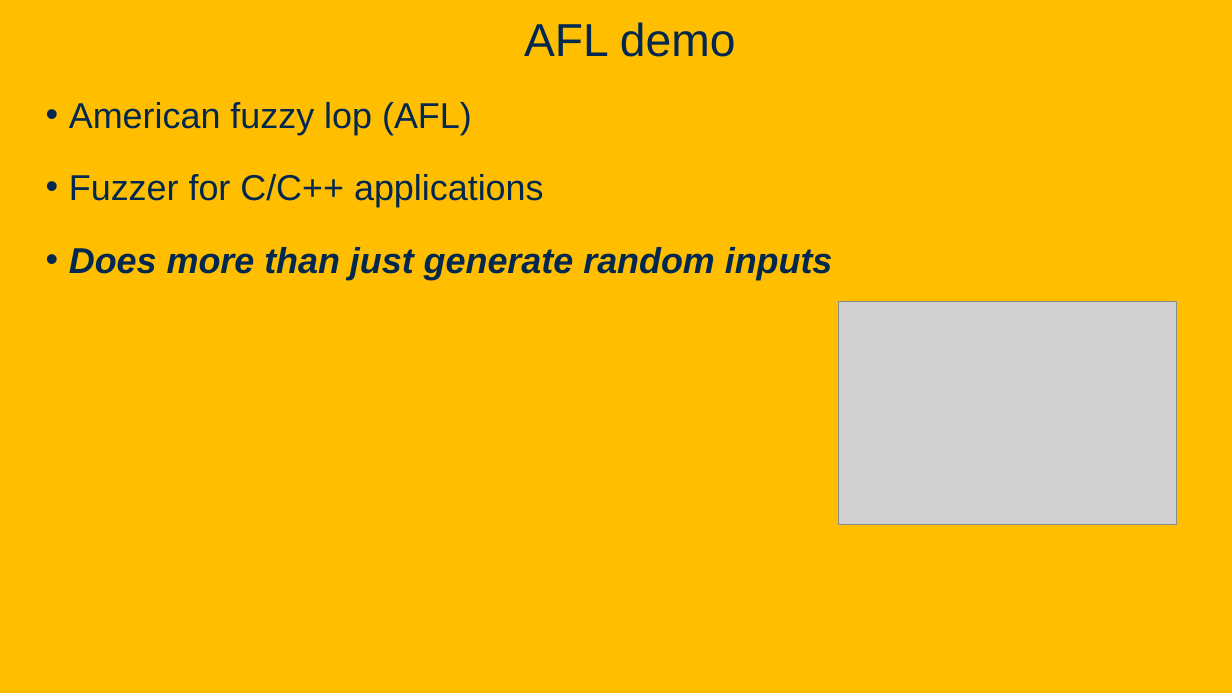
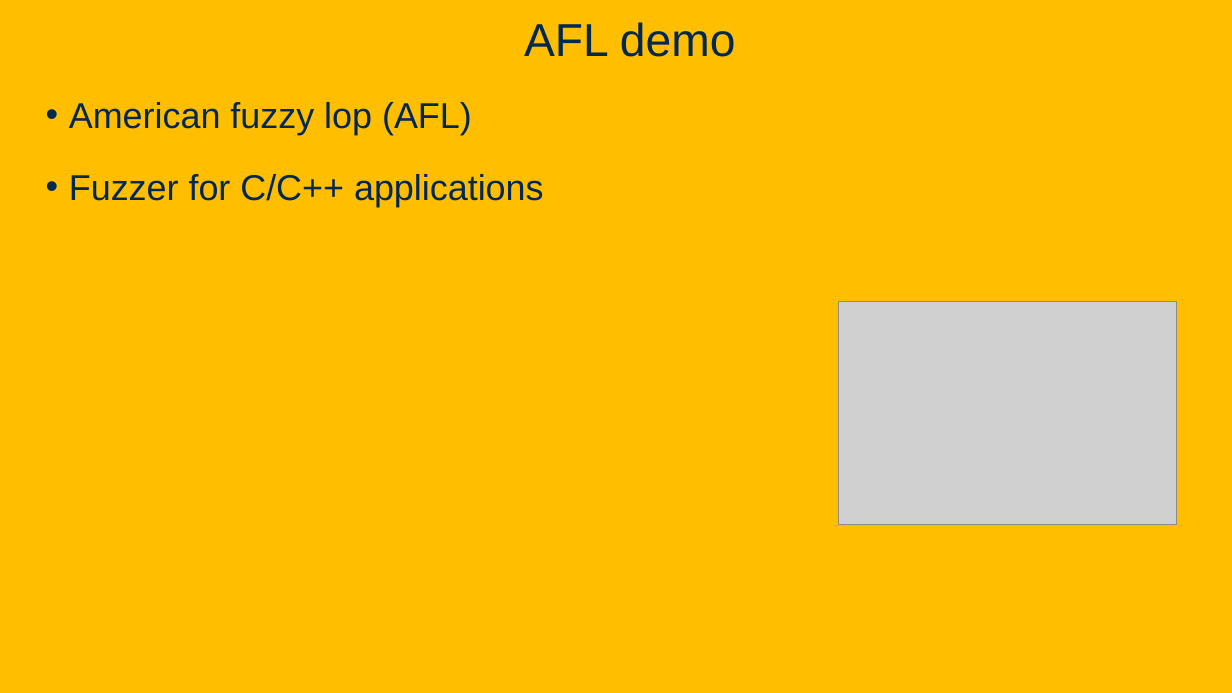
Before and after one commit to davsec-teaching/ecs160-f25, a slide deck: slide 32 of slides/10_fuzzing.pptx (slide 8 before the commit). Drawn at 1232x693 pixels with LibreOffice and Linux fonts; fonts in the diff are those of the drawing; grey boxes stand for pictures; background and template pictures are left out. Boxes give left, top, right and bottom in pixels: in the first picture for what was removed or moved away, otherwise in the second. Text is boxed around its words. In the diff, an @@ line names an element or a change of style, - is before the commit and + after.

```diff
--- a/slides/10_fuzzing.pptx
+++ b/slides/10_fuzzing.pptx
@@ text at (69, 247, 833, 280): paragraph removed @@
-• Does more than just generate random inputs
```
Also in this commit, not shown: 4 other slides changed, 7 slides added, 2 slides removed.
